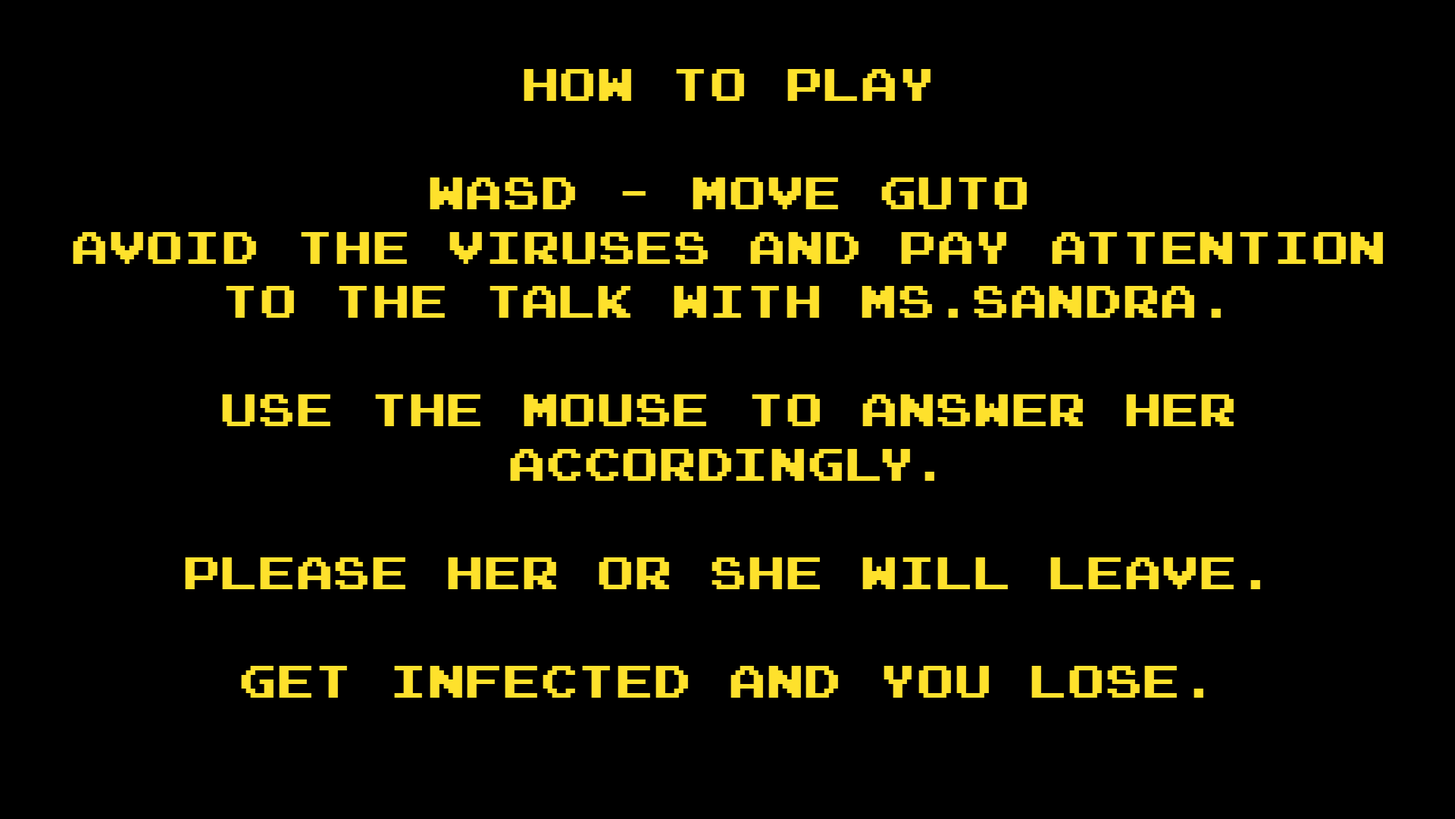
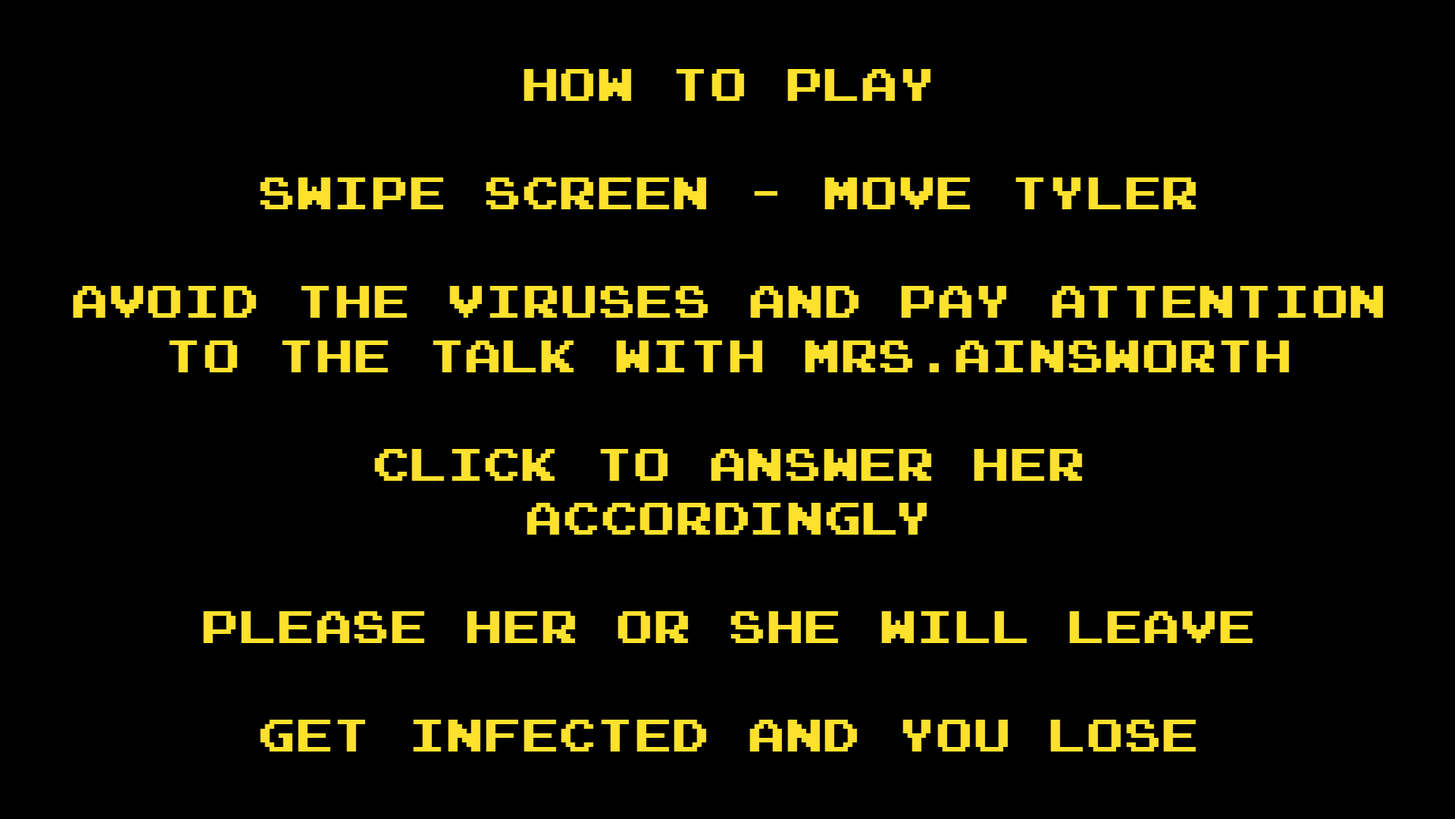
Layers edited between the first and the second 1455 x 819 image:
renamed "HOW TO PLAY WASD - MOVE GUTO AVOID THE VIRUSES AND PAY ATTENTI" to "HOW TO PLAY SWIPE SCREEN - MOVE TYLER AVOID THE VIRUSES AND P", painted on it over box(72, 177, 1384, 752)
